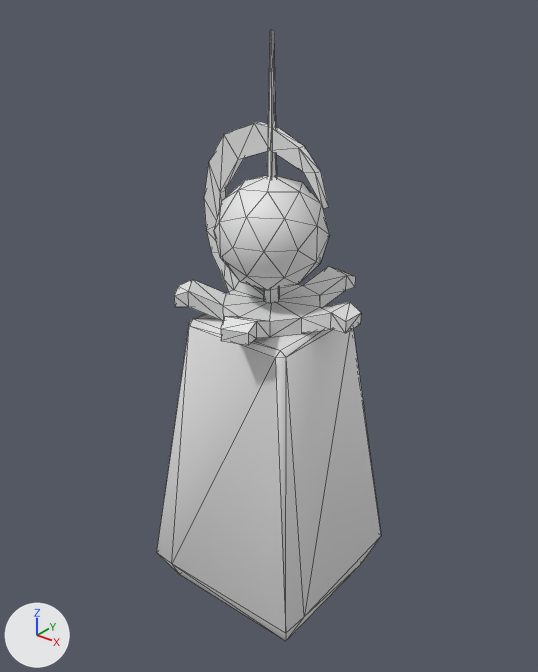
One commit to the glTF model assets_dev/worlds/mm9/models/mm9_deco_statstonegreen.glb: the scene before it, then after it.
Rendered twice from a camera (50 mm lens) standing at (1.919, -2.413, 2.894) and looking at (-0.019, 0.01, 1.392). Lighting does not change. The marker at lower left points along +X, +Y and +Z. The older version comes first. Mesh edges are drawn as thin lines. Materials are left out; every surface is plain grey. Vertices at exactly the same position are counted once.

Before the edit, the objects in view are built like this:
```python
me_statstone = bpy.data.meshes.new('Statstone')
me_statstone.from_pydata(...)  # 182 vertices, 326 faces; spans x -0.44..0.44, y -0.44..0.44, z 0.0..2.7
# faces by material slot: [246, 80]
me_statstone.materials.append(mat_statstonegreen_2s)
me_statstone.materials.append(mat_statstonegreen_orb)
ob_statstone = bpy.data.objects.new('Statstone', me_statstone)
ob_statstone.location = (0.0, 0.0, 0.0)
```
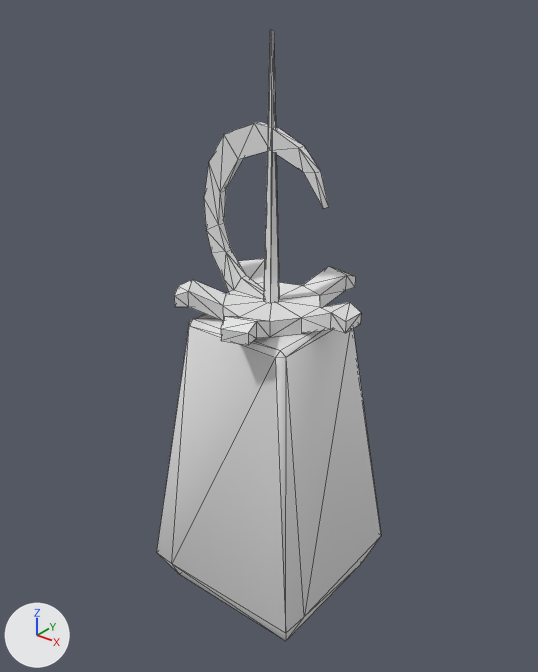
The change, as a diff of the scene's bpy script:
```diff
--- a/assets_dev/worlds/mm9/models/mm9_deco_statstonegreen.glb.py
+++ b/assets_dev/worlds/mm9/models/mm9_deco_statstonegreen.glb.py
@@ me_statstone @@
 # used by ob_statstone; location = (0.0, 0.0, 0.0)
-me_statstone.from_pydata(...)  # 182 vertices, 326 faces; spans x -0.44..0.44, y -0.44..0.44, z 0.0..2.7
+me_statstone.from_pydata(...)  # 140 vertices, 246 faces; spans x -0.44..0.44, y -0.44..0.44, z 0.0..2.7
+# me_statstone part 1: the loose piece of 42 vertices spanning x -0.24..0.24, y -0.25..0.25, z 1.65..2.15 is deleted
```

Where the change shows, as pixel boxes [x1, y1, x2, y2] in the pictures (538 x 672 px):
part 1 of me_statstone, deleted: before [214, 176, 330, 290]
